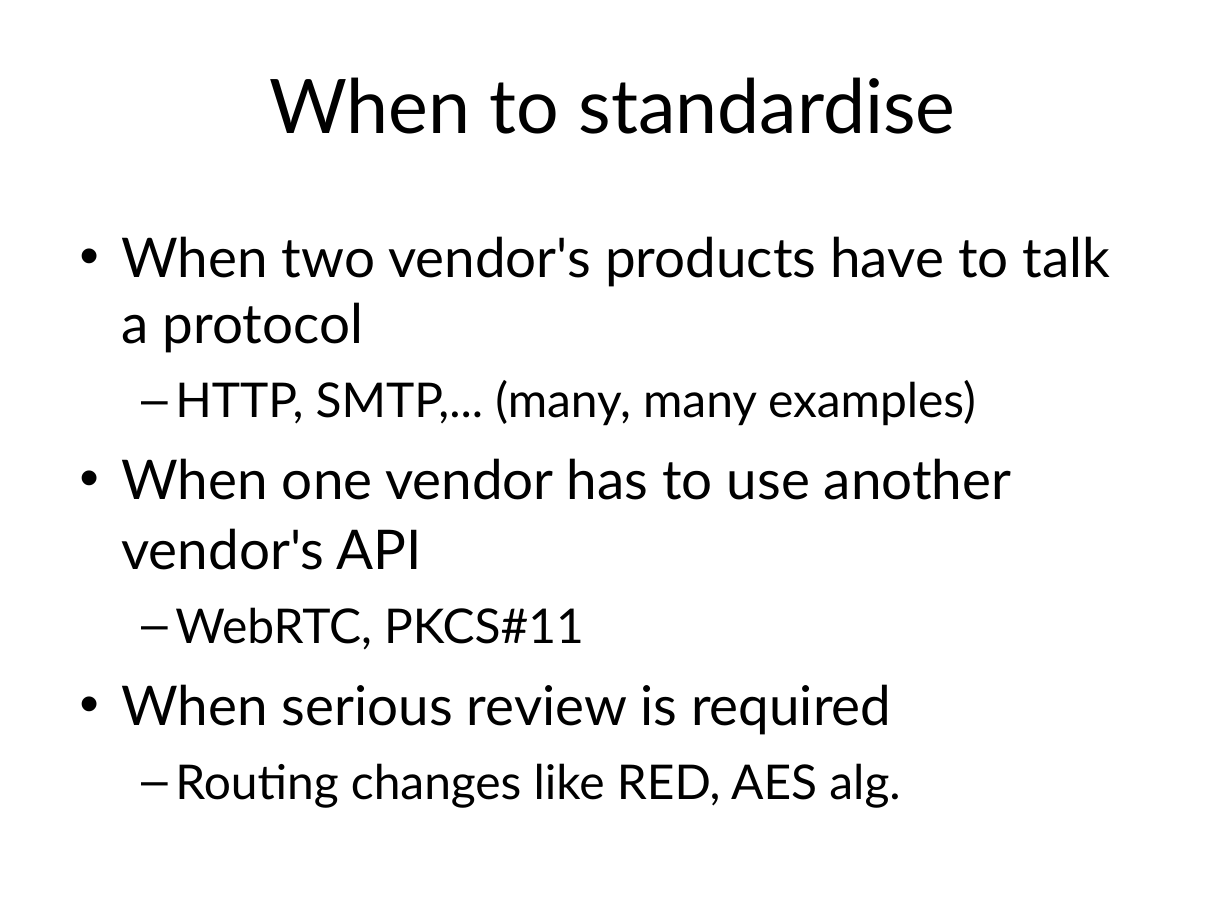
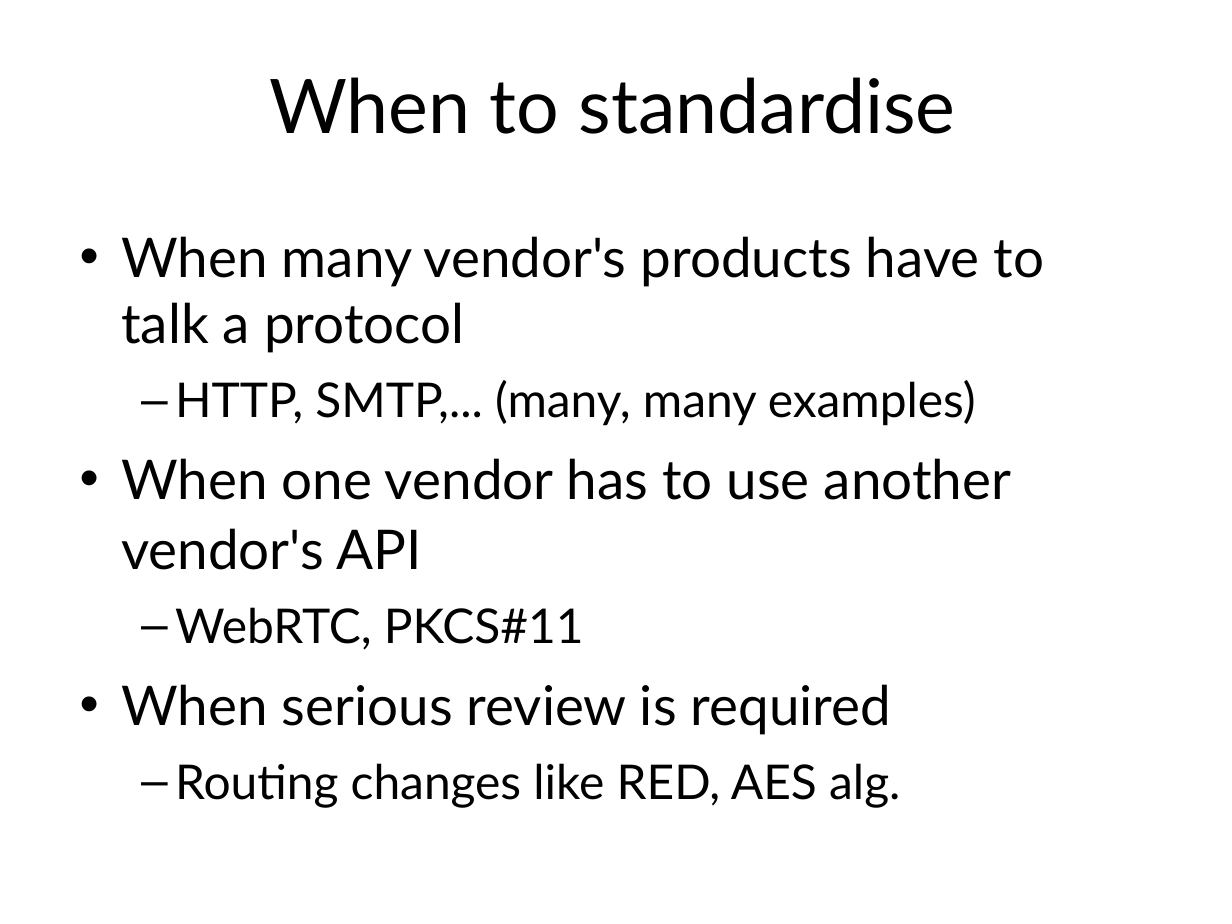
Before and after one commit to sftcd/cs7053, a slide deck: slide 19 of 2016lectures/06-protocols.ppt. Drawn at 1232x924 pixels with LibreOffice and Linux fonts; fonts in the diff are those of the drawing. Boxes give left, top, right and bottom in pixels: in the first picture for what was removed or moved away, otherwise in the second. Text is boxed around its words. In the diff, an @@ line names an element or a change of style, - is before the commit and + after.

```diff
--- a/2016lectures/06-protocols.ppt
+++ b/2016lectures/06-protocols.ppt
@@ text at bbox=[121, 236, 1045, 353]: text changed @@
-• When two vendor's products have to talk a protocol
+• When many vendor's products have to talk a protocol
```
Also in this commit, not shown: 10 other slides changed, 2 other files.
